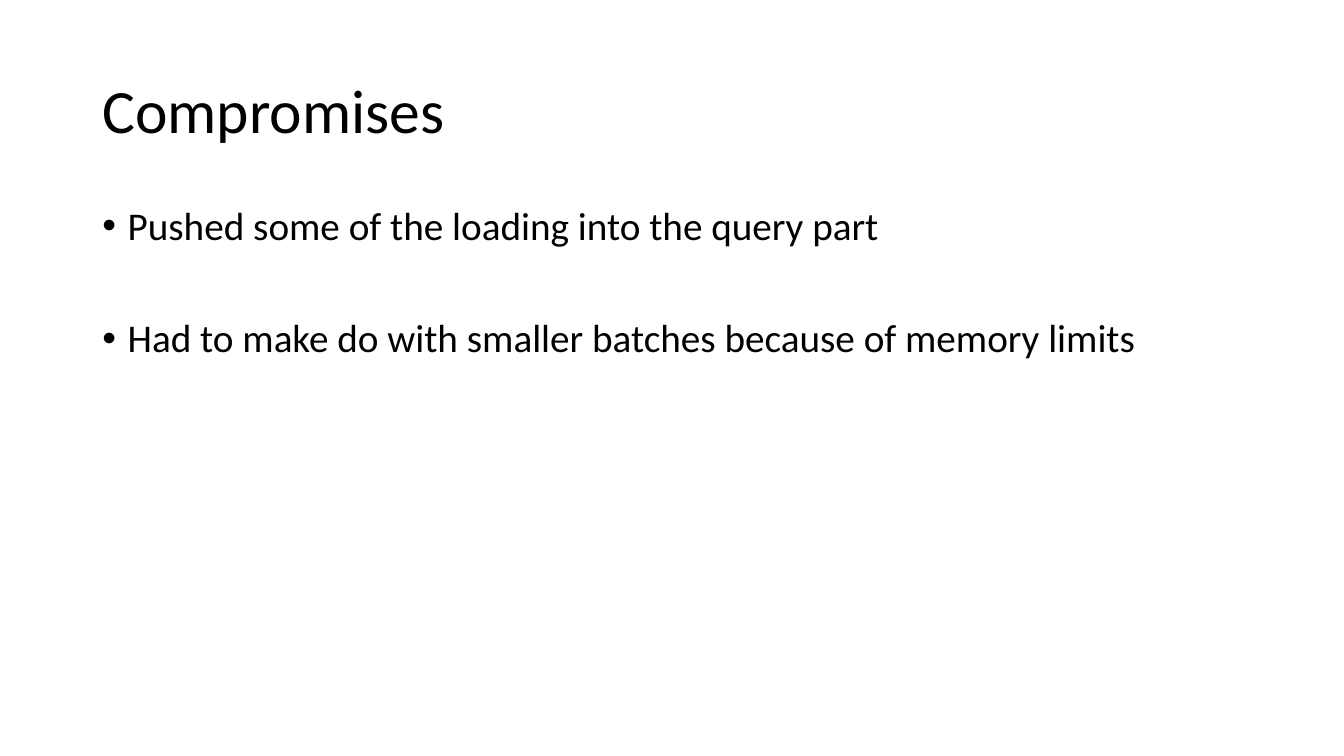
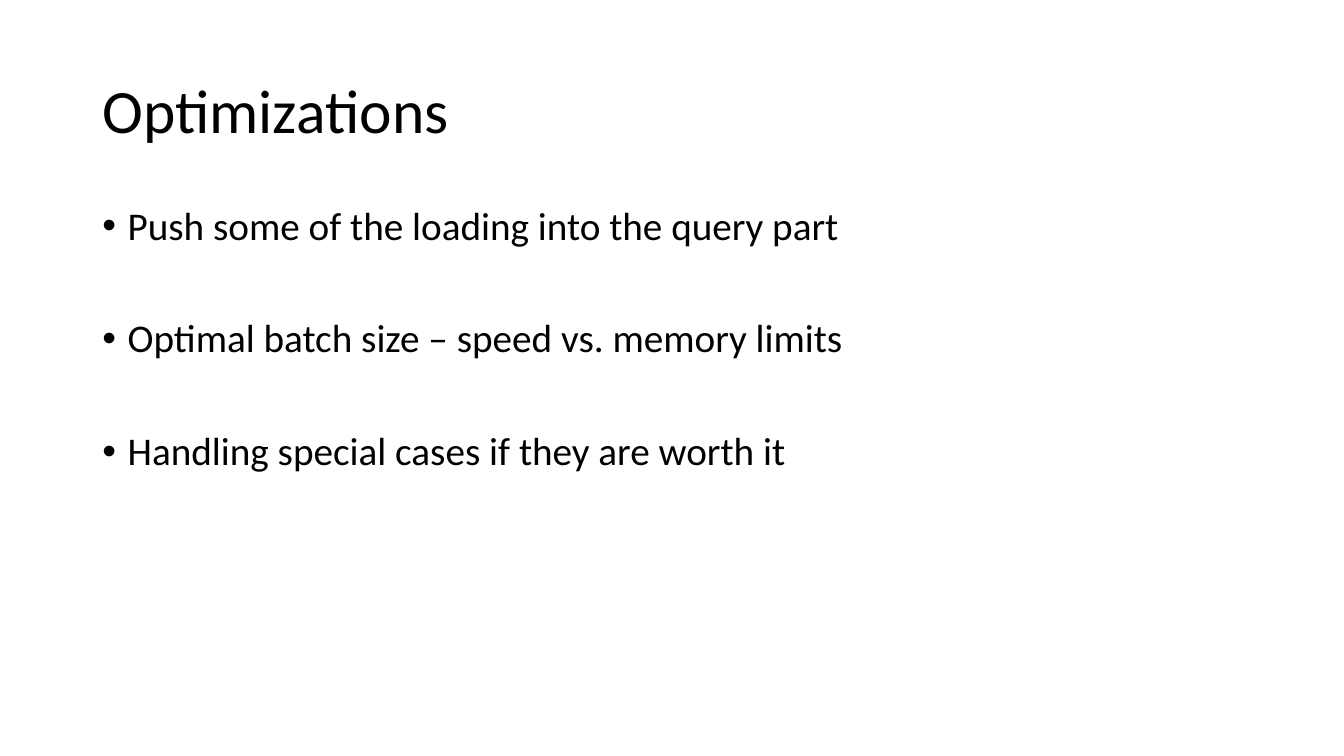
Before and after one commit to guptha-/sigmod, a slide deck: slide 5 of reports/Presentation.pptx. Drawn at 1344x756 pixels with LibreOffice and Linux fonts; fonts in the diff are those of the drawing. Boxes give left, top, right and bottom in pixels: in the first picture for what was removed or moved away, otherwise in the second. Text is boxed around its words. In the diff, an @@ line names an element or a change of style, - is before the commit and + after.

```diff
--- a/reports/Presentation.pptx
+++ b/reports/Presentation.pptx
@@ title at bbox=[102, 90, 448, 143]: text changed @@
-Compromises
+Optimizations
@@ text at bbox=[128, 212, 843, 472]: text changed @@
-• Pushed some of the loading into the query part
-• Had to make do with smaller batches because of memory limits
+• Push some of the loading into the query part
+• Optimal batch size – speed vs. memory limits
+• Handling special cases if they are worth it
```
Also in this commit, not shown: 6 other slides changed, 2 slides added, 1 other file.
